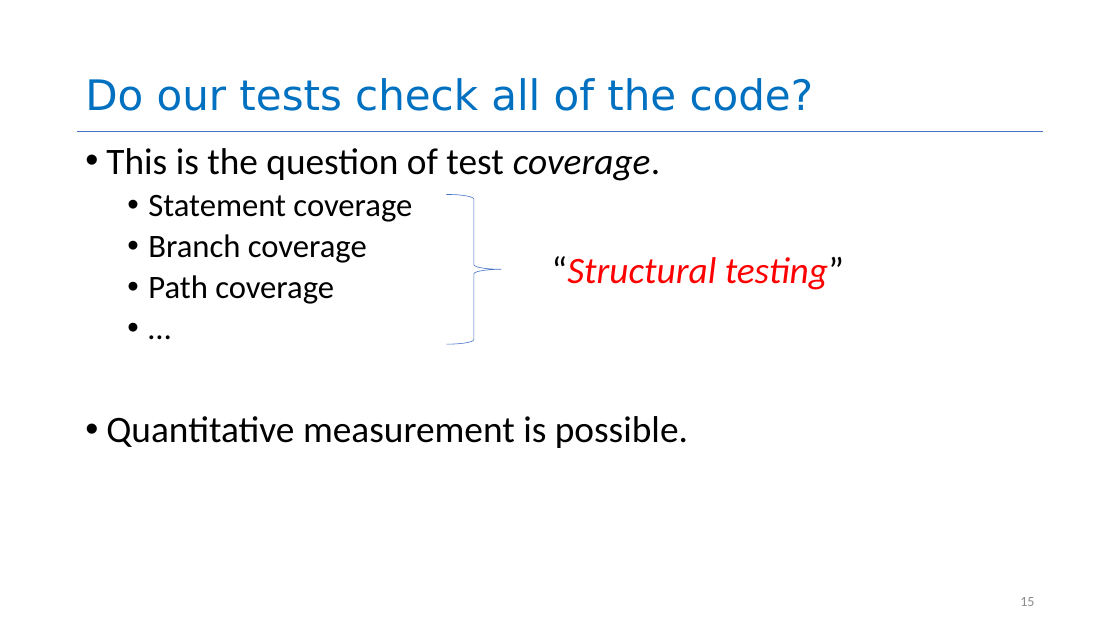
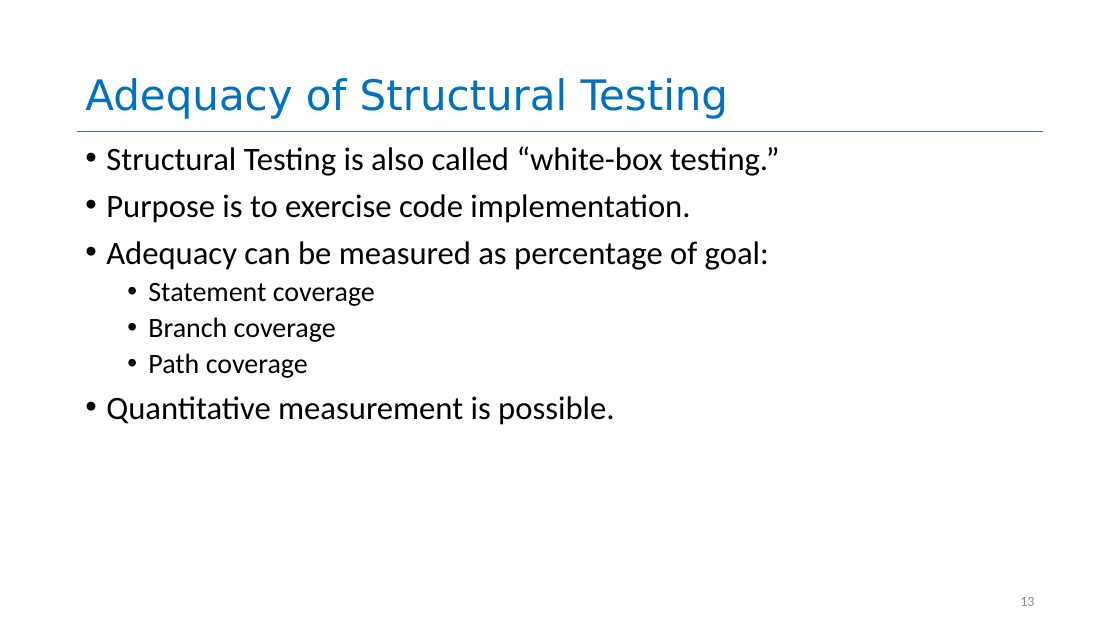
Before and after one commit to neu-se/CS4530-Spring-2022, a slide deck: slide 13 of Slides/Lesson 5.2 Evaluating Tests.pptx (slide 15 before the commit). Drawn at 1120x630 pixels with LibreOffice and Linux fonts; fonts in the diff are those of the drawing. Boxes give left, top, right and bottom in pixels: in the first picture for what was removed or moved away, otherwise in the second. Text is boxed around its words. In the diff, an @@ line names an element or a change of style, - is before the commit and + after.

```diff
--- a/Slides/Lesson 5.2 Evaluating Tests.pptx
+++ b/Slides/Lesson 5.2 Evaluating Tests.pptx
@@ title at (x1=85, y1=78, x2=729, y2=119): text changed @@
-Do our tests check all of the code?
+Adequacy of Structural Testing
@@ text at (x1=106, y1=146, x2=779, y2=425): paragraph removed @@
-  • …
@@ text at (x1=106, y1=146, x2=779, y2=270): text changed; size 32 to 28 pt @@
-• This is the question of test coverage.
+• Structural Testing is also called “white-box testing.”
+• Purpose is to exercise code implementation.
+• Adequacy can be measured as percentage of goal:
@@ right brace removed at (x1=447, y1=195, x2=502, y2=344) @@
@@ text removed at (x1=552, y1=256, x2=844, y2=290) @@
-“Structural testing”
@@ text at (x1=106, y1=283, x2=614, y2=425): size 28 to 24 pt in "Statement coverage", "Branch coverage", "Path coverage"; size 32 to 28 pt in "Quantitative measurement is possible." @@
```
Also in this commit, not shown: 16 other slides changed, 7 slides added, 14 slides removed, 1 other file.
